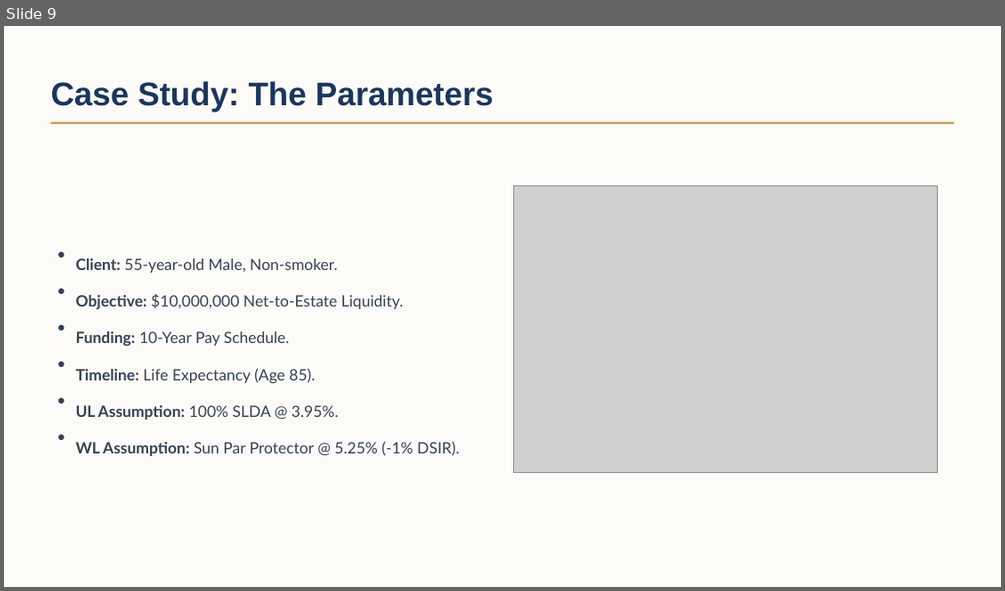
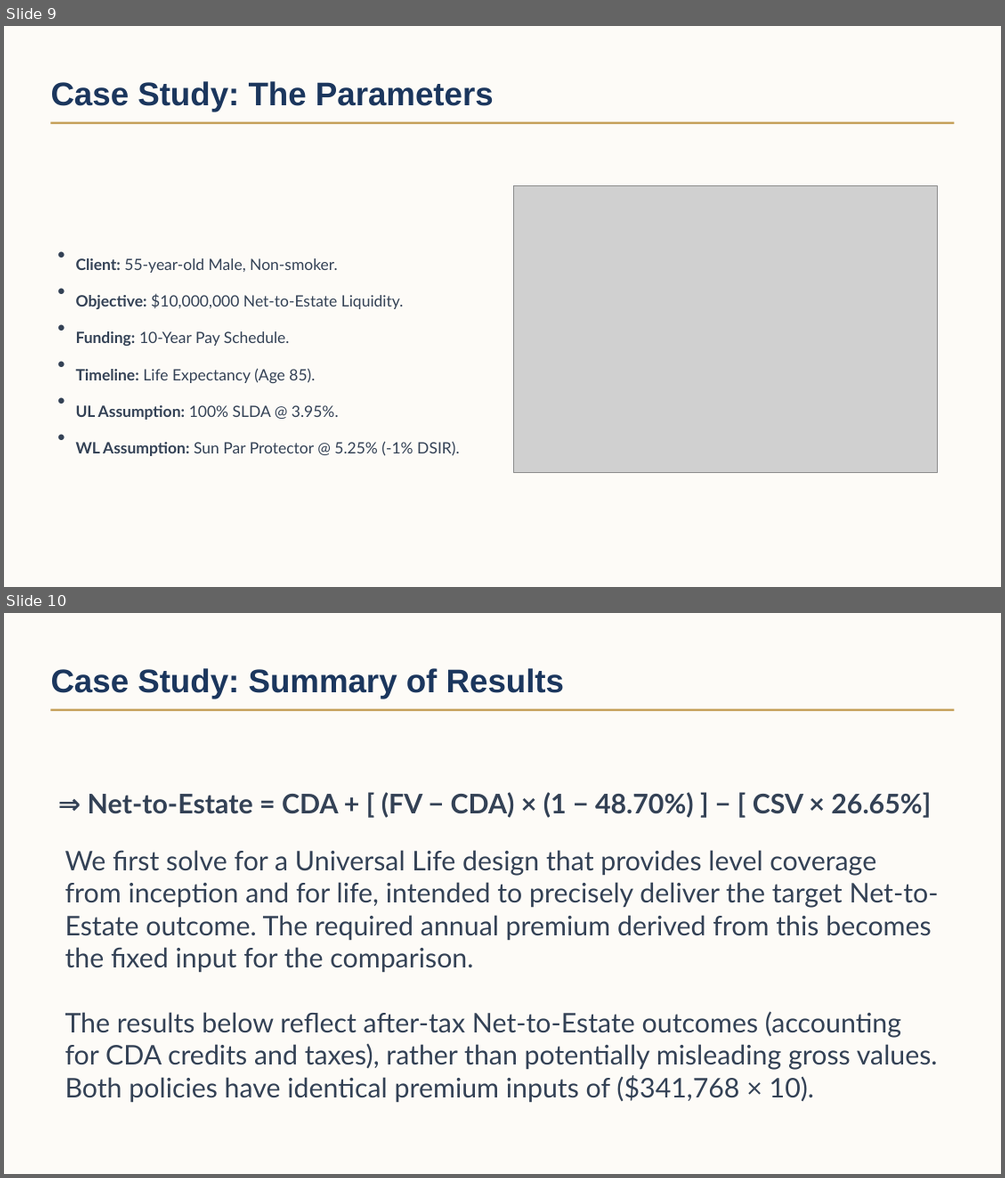
Before and after one commit to ARMFS/cdn, a slide deck: ppt/UL.pptx. Shown one above the other, each under a label of ours: slide 9 before the commit, slides 9 and 10 after it. The pictures are 1005x591 and 1005x1178 pixels, drawn with LibreOffice and Linux fonts; fonts in the diff are those of the drawing; grey boxes stand for pictures; background and template pictures are left out. Boxes give left, top, right and bottom in pixels: in the first picture for what was removed or moved away, otherwise in the second. Text is boxed around its words. In the diff, an @@ line names an element or a change of style, - is before the commit and + after.

```diff
--- a/ppt/UL.pptx
+++ b/ppt/UL.pptx
@@ slide 10 added at bbox=[4, 613, 1001, 1174], background picture (left out) @@
@@ text added at bbox=[51, 668, 564, 698], 31.5 pt, text #1B365D, bold @@
+Case Study: Summary of Results
@@ rectangle added at bbox=[50, 709, 954, 711], fill #C5A059 @@
@@ text added at bbox=[88, 792, 930, 818], 26 pt, text #334155, bold @@
+⇒ Net-to-Estate = CDA + [ (FV − CDA) × (1 − 48.70%) ] − [ CSV × 26.65%]
@@ text added at bbox=[65, 850, 938, 1102], 26 pt, text #334155 @@
+We first solve for a Universal Life design that provides level coverage from inception and for life, intended to precisely deliver the target Net-to-Estate outcome. The required annual premium derived from this becomes the fixed input for the comparison.
+The results below reflect after-tax Net-to-Estate outcomes (accounting for CDA credits and taxes), rather than potentially misleading gross values. Both policies have identical premium inputs of ($341,768 × 10).
```
Also in this commit, not shown: 2 other slides added.
